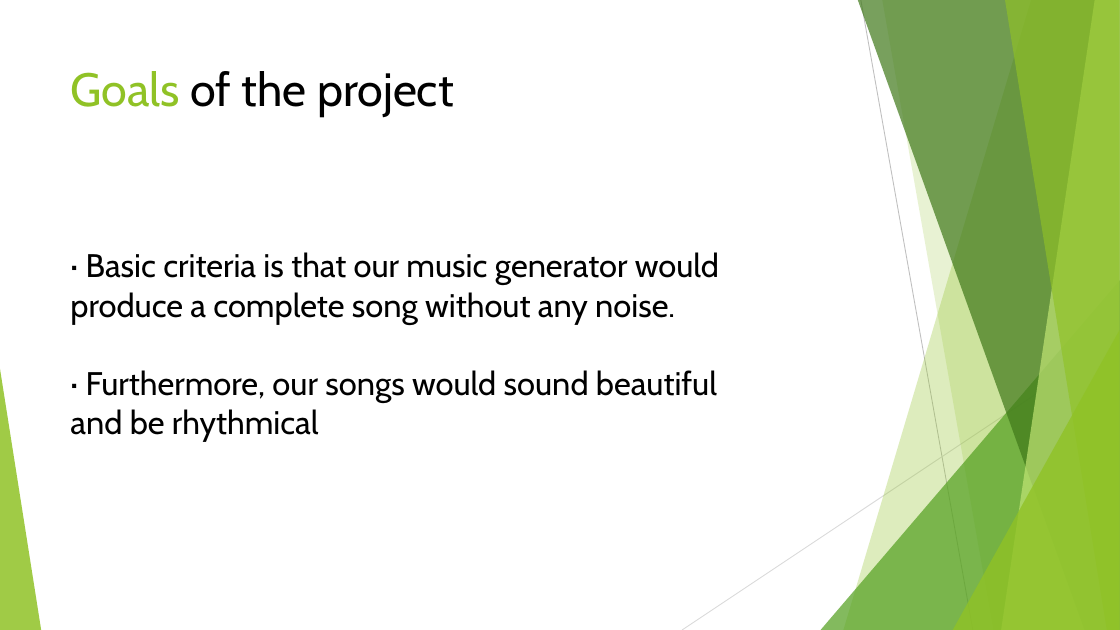
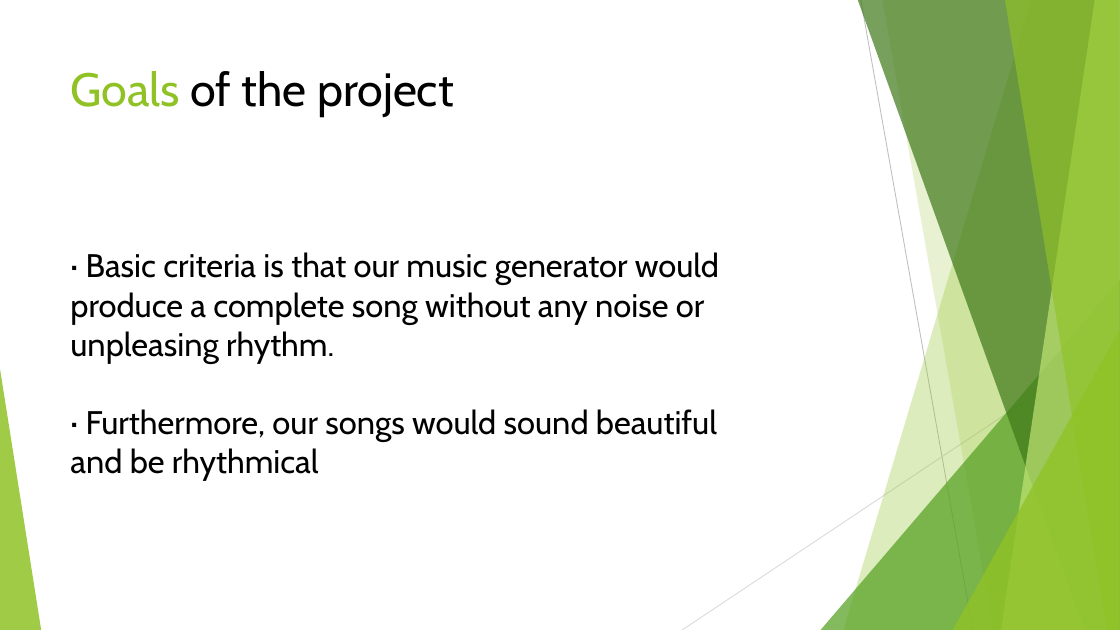
Before and after one commit to yingy4/Team4-Final-Project, a slide deck: slide 8 of smart music composer.pptx. Drawn at 1120x630 pixels with LibreOffice and Linux fonts; fonts in the diff are those of the drawing. Boxes give left, top, right and bottom in pixels: in the first picture for what was removed or moved away, otherwise in the second. Text is boxed around its words. In the diff, an @@ line names an element or a change of style, - is before the commit and + after.

```diff
--- a/smart music composer.pptx
+++ b/smart music composer.pptx
@@ text at box(70, 252, 719, 364): text changed @@
-· Basic criteria is that our music generator would produce a complete song without any noise.
+· Basic criteria is that our music generator would produce a complete song without any noise or unpleasing rhythm.
```
Also in this commit, not shown: 6 other slides changed, 1 other file.
